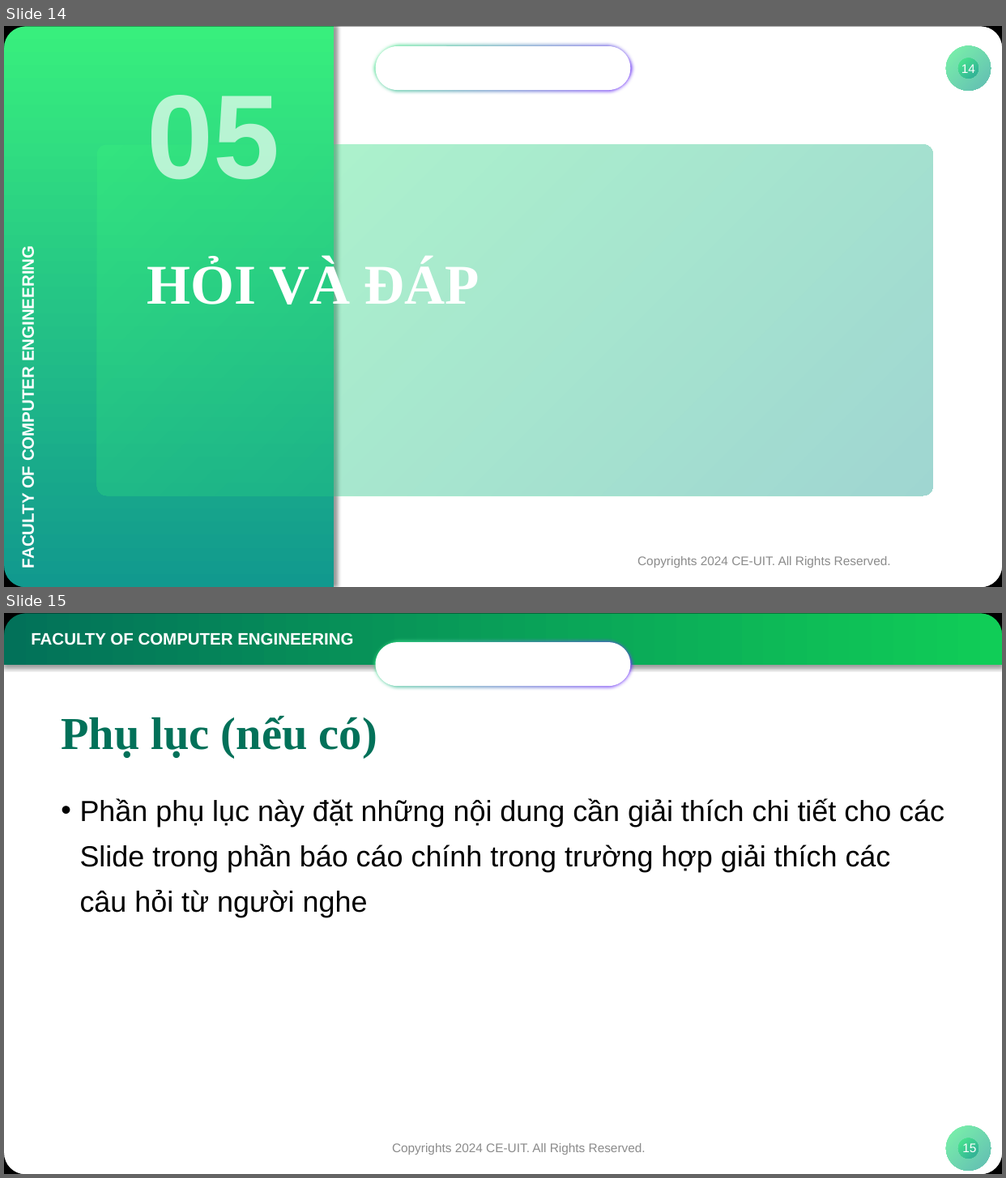
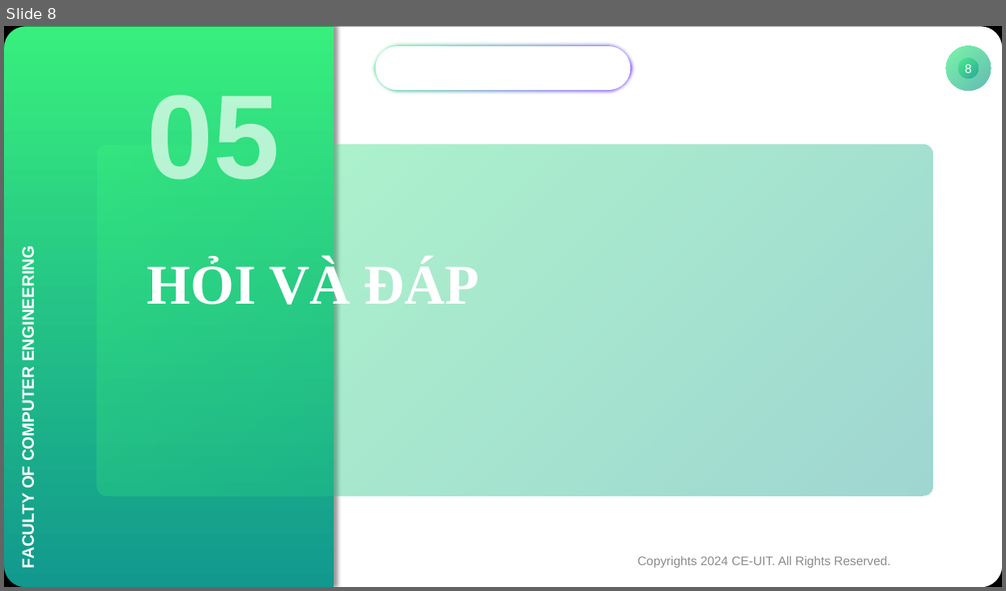
Before and after one commit to NamIsStudyingCE/Quanvolution, a slide deck: KTMT_KLTN_Phu luc 6_Mau bao cao bao ve.pptx. Shown one above the other, each under a label of ours: slides 14 and 15 before the commit, slide 8 after it. The pictures are 1006x1178 and 1006x591 pixels, drawn with LibreOffice and Linux fonts; fonts in the diff are those of the drawing; background and template pictures are left out. Boxes give left, top, right and bottom in pixels: in the first picture for what was removed or moved away, otherwise in the second. Text is boxed around its words. In the diff, an @@ line names an element or a change of style, - is before the commit and + after.

```diff
--- a/KTMT_KLTN_Phu luc 6_Mau bao cao bao ve.pptx
+++ b/KTMT_KLTN_Phu luc 6_Mau bao cao bao ve.pptx
@@ slide 15 removed at [4,613,1002,1174], background #FFFFFF; not listed: 1 template element that a slide beside it also shows @@
@@ rectangle removed at [4,613,1002,665] @@
@@ text removed at [31,632,353,645] @@
-FACULTY OF COMPUTER ENGINEERING
@@ rounded rectangle removed at [371,637,635,690] @@
@@ rounded rectangle removed at [375,642,631,686] @@
@@ title removed at [61,716,377,758] @@
-Phụ lục (nếu có)
@@ text removed at [80,798,944,918] @@
-• Phần phụ lục này đặt những nội dung cần giải thích chi tiết cho các Slide trong phần báo cáo chính trong trường hợp giải thích các câu hỏi từ người nghe
@@ text removed at [392,1144,646,1155] @@
-Copyrights 2024 CE-UIT. All Rights Reserved.
@@ ellipse removed at [947,1127,991,1171] @@
@@ ellipse removed at [958,1139,978,1159] @@
@@ page number removed at [962,1144,976,1152] @@
-15
@@ what was slide 14 is now slide 8 @@
@@ page number at [965,64,972,73]: text changed @@
-14
+8
```
Also in this commit, not shown: 7 slides changed, 6 other slides removed, 18 other files.
